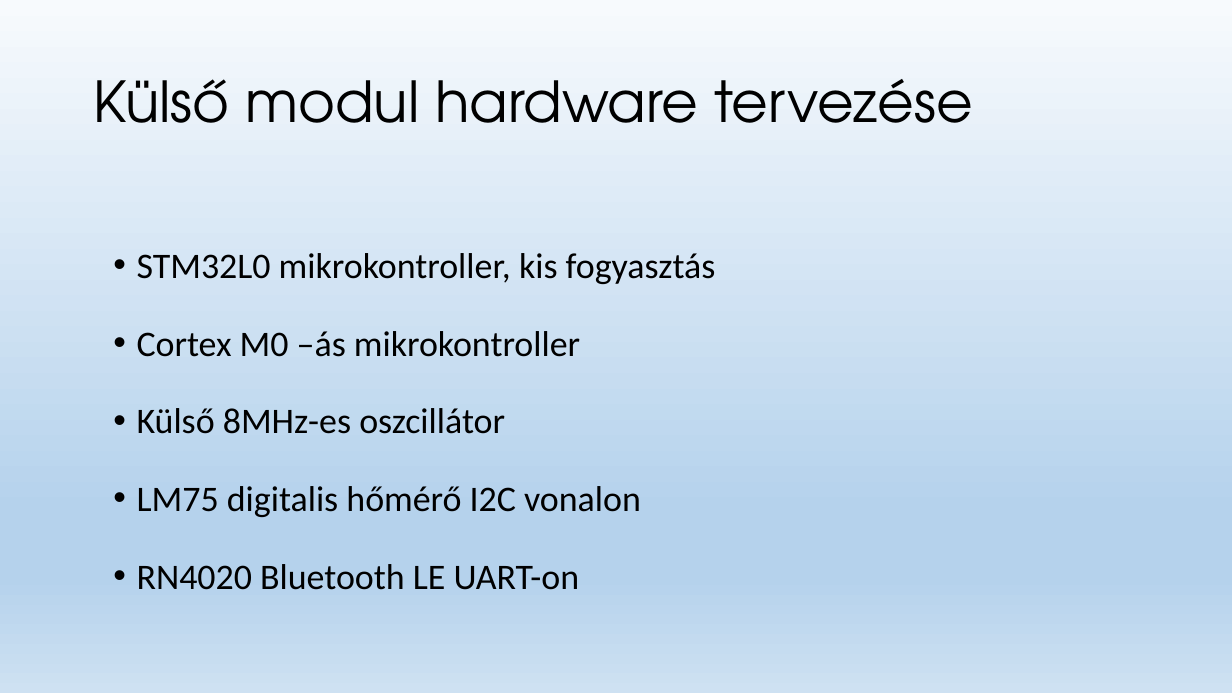
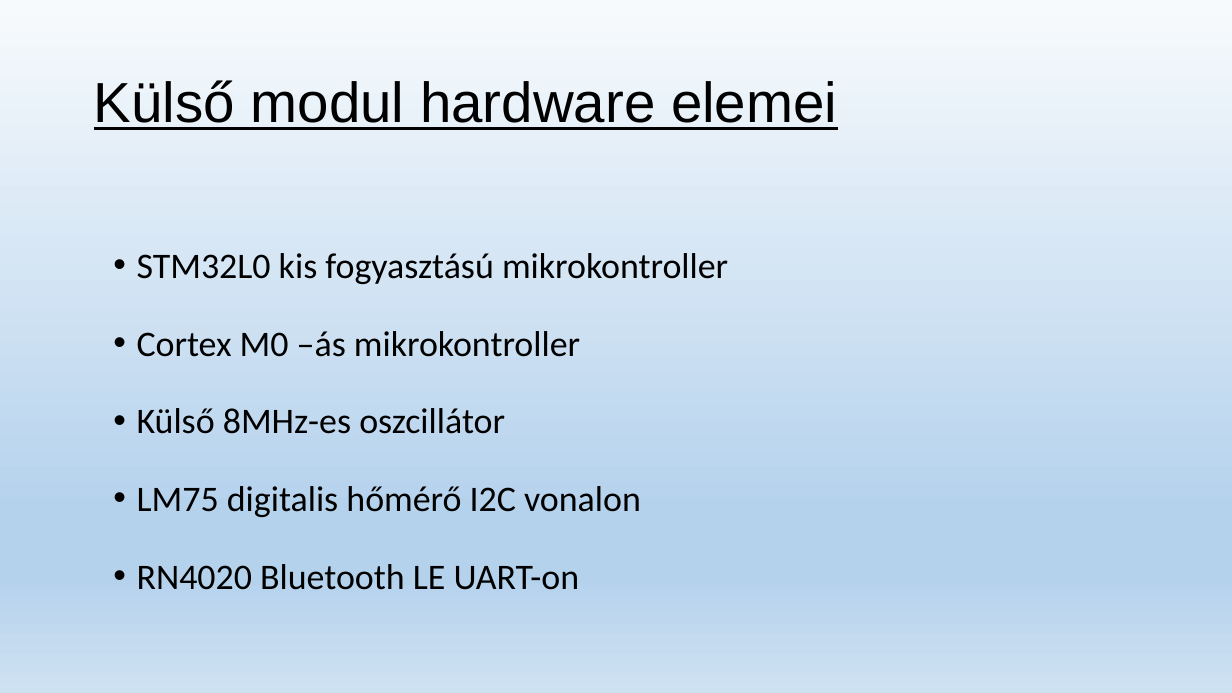
Before and after one commit to foltanyi/modularis_homero, a slide deck: slide 5 of Moduláris digitalis hőmérő fejlesztése.pptx (slide 4 before the commit). Drawn at 1232x693 pixels with LibreOffice and Linux fonts; fonts in the diff are those of the drawing. Boxes give left, top, right and bottom in pixels: in the first picture for what was removed or moved away, otherwise in the second. Text is boxed around its words. In the diff, an @@ line names an element or a change of style, - is before the commit and + after.

```diff
--- a/Moduláris digitalis hőmérő fejlesztése.pptx
+++ b/Moduláris digitalis hőmérő fejlesztése.pptx
@@ title at (x1=94, y1=80, x2=837, y2=130): text changed; font TeX Gyre Adventor to Arial @@
-Külső modul hardware tervezése
+Külső modul hardware elemei
@@ text at (x1=137, y1=253, x2=728, y2=284): text changed @@
-• STM32L0 mikrokontroller, kis fogyasztás
+• STM32L0 kis fogyasztású mikrokontroller
```
Also in this commit, not shown: 6 other slides changed, 5 slides added, 1 slide removed.
